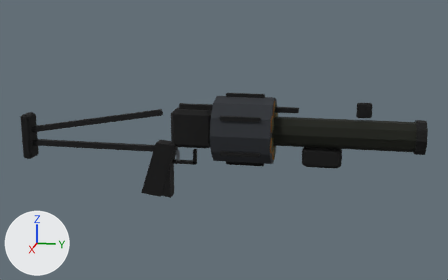
The glTF model art/env/weapons/SM_Wep_GrenadeLauncher.glb, before and after one commit.
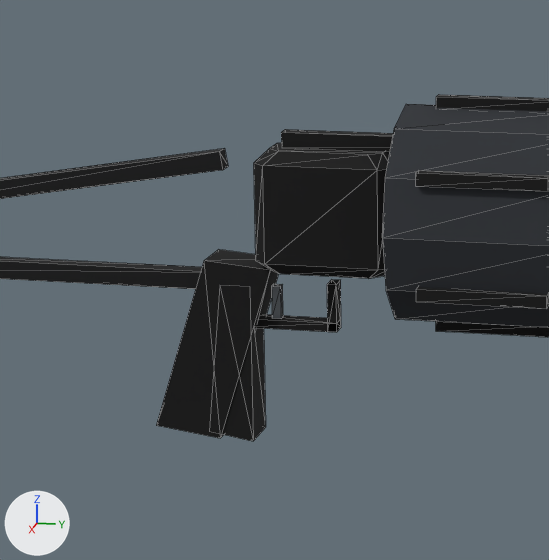
The first picture shows the older version from a 50 mm lens placed at (1.248, 0.365, 0.338), pointed at (-0.006, 0.114, 0.024). The close-ups show the older and then the newer version on the part from 21% to 58% of the width and 23% to 83% of the height of that picture. Only the edits that show in the close-ups are written down. The axes (+X, +Y, +Z) are drawn at lower left. The lights are the same throughout. The close-ups show mesh edges as thin lines. Where no turn or scale is listed for an object, it has been applied to the vertices. Vertices at exactly the same position are counted once.

Objects in the first close-up: 'SM_Wep_GrenadeLauncher', 'SM_Wep_GrenadeLauncher_Cylinder'.
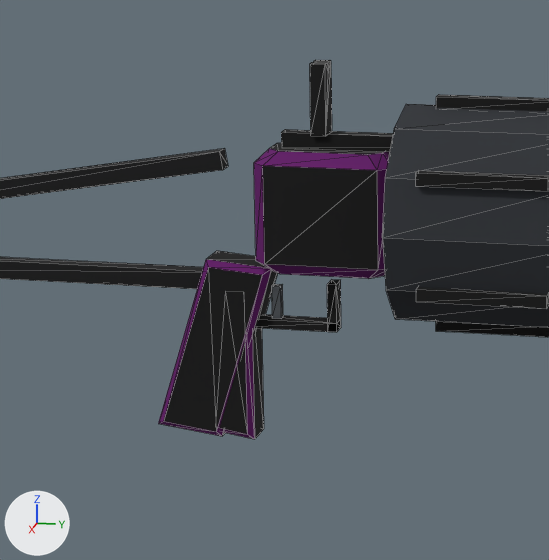
Location of each change, (x1, y1, x2, y2) in pixels of the close-ups (549 x 560 px):
'SM_Wep_GrenadeLauncher', reshaped: before (0, 129, 393, 441); after (0, 60, 393, 439)
part 1 of me_sm_wep_grenadelauncher, rebuilt: before (222, 328, 266, 441); after (219, 328, 264, 439)
part 2 of me_sm_wep_grenadelauncher, rebuilt: before (156, 249, 279, 438); after (158, 251, 278, 436)
part 3 of me_sm_wep_grenadelauncher, added: after (310, 60, 332, 136)
part 4 of me_sm_wep_grenadelauncher, recoloured (lighter): (254, 148, 390, 279) in both

The edits, one by one:
me_sm_wep_grenadelauncher is used by ob_sm_wep_grenadelauncher; location (0.0, 0.0, 0.0).
me_sm_wep_grenadelauncher had 230 vertices, 408 faces and spanned x -0.034..0.034, y -0.34..0.52, z -0.105..0.115.
me_sm_wep_grenadelauncher now has 260 vertices, 464 faces and spans x -0.034..0.034, y -0.34..0.52, z -0.105..0.145.
me_sm_wep_grenadelauncher part 1: the loose piece of 8 vertices spanning x -0.015..0.015, y -0.03..0.0, z -0.105..0.0 is rebuilt with 16 vertices and now spans x -0.015..0.015, y -0.03..0.0, z -0.105..0.0.
me_sm_wep_grenadelauncher part 2: the loose piece of 8 vertices spanning x -0.016..0.016, y -0.066..0.014, z -0.104..0.016 is rebuilt with 16 vertices and now spans x -0.016..0.016, y -0.066..0.014, z -0.104..0.016.
me_sm_wep_grenadelauncher part 3: a new loose piece of 14 vertices spanning x -0.008..0.008, y 0.04..0.05, z 0.099..0.145, in mat_m_env_palette.
me_sm_wep_grenadelauncher part 4: 40 kept faces spanning x -0.025..0.025, y 0.005..0.095, z 0.01..0.09 get new vertex colours; the middle colour goes from black #28282b to dark grey #606266.
Other edits to the shape of me_sm_wep_grenadelauncher do not show in these pictures.
